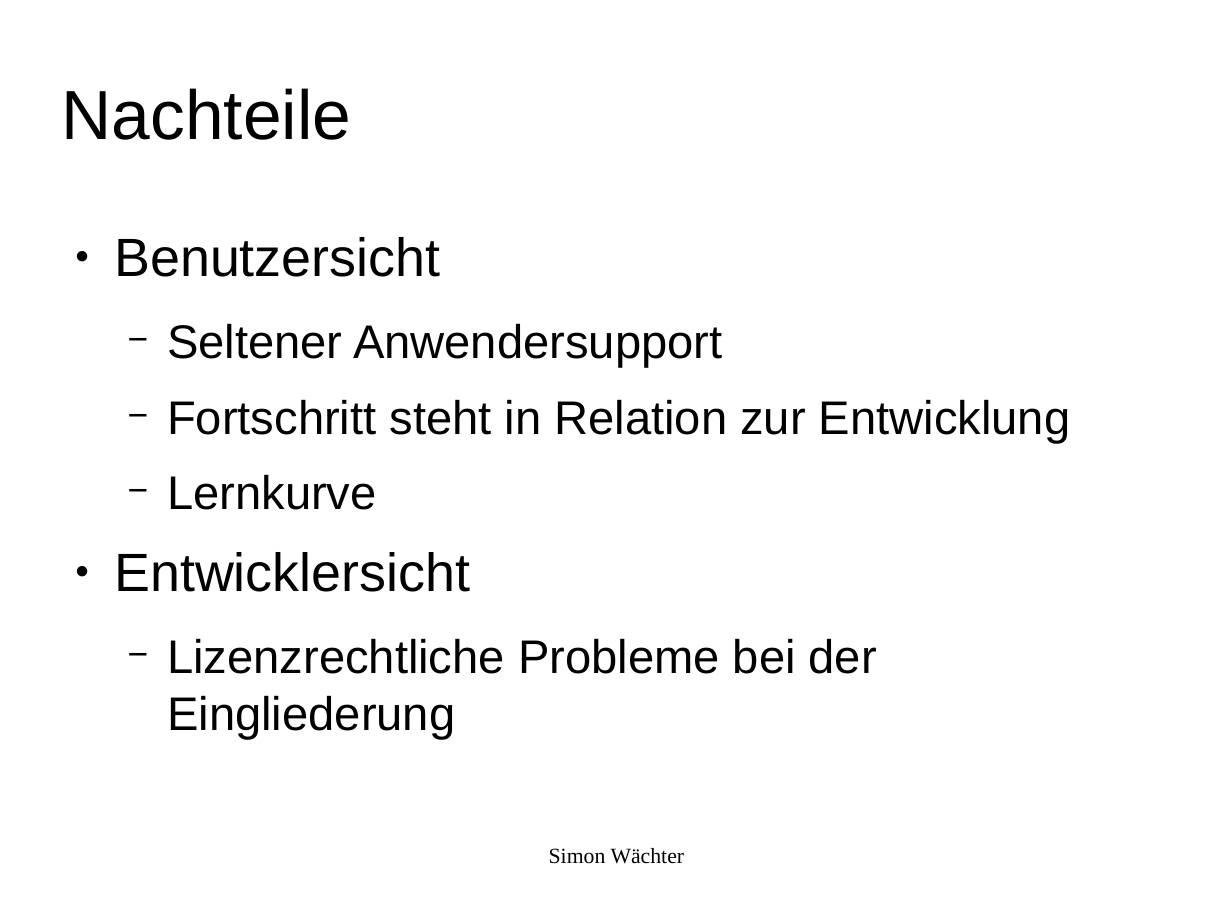
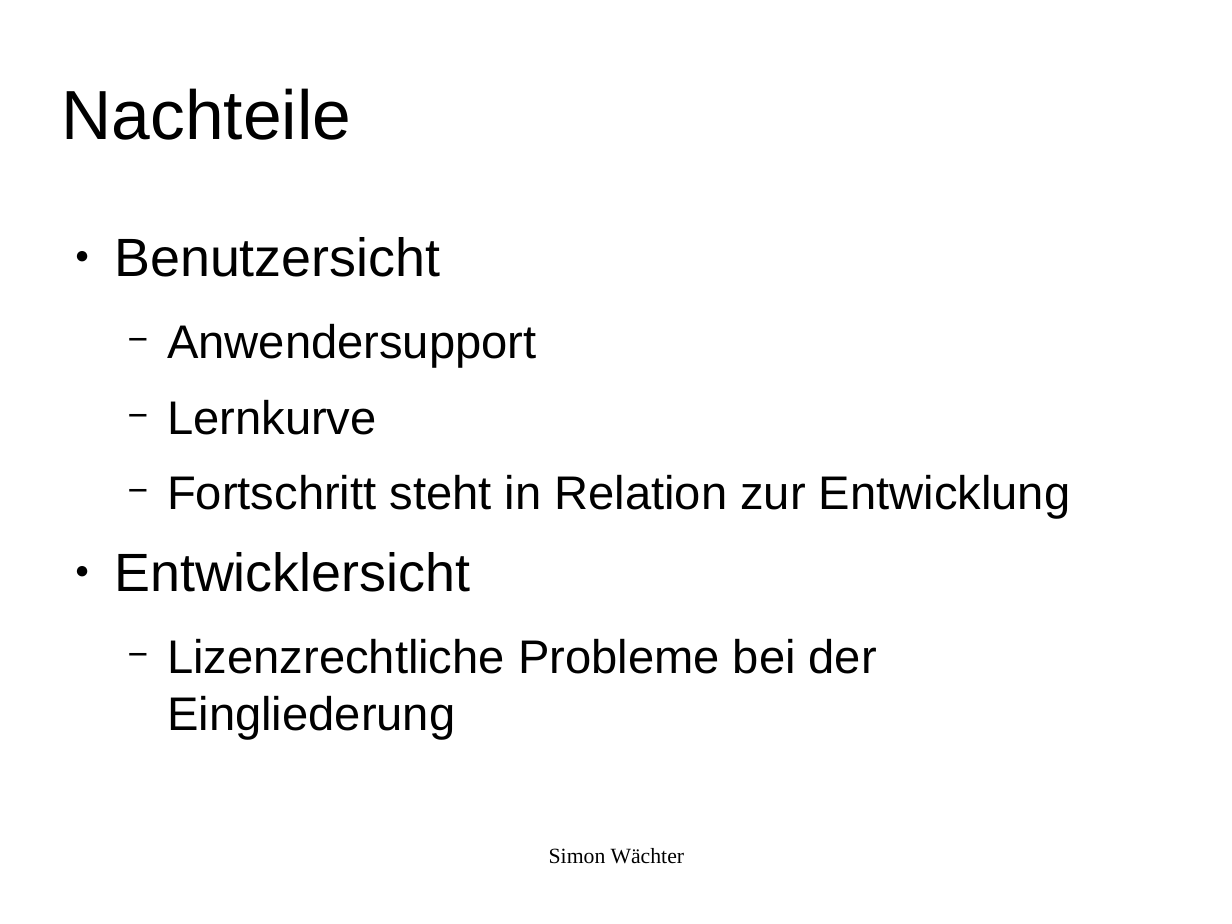
Before and after one commit to swaechter/presentations, a slide deck: slide 14 of 2014_05_10_Ubucon_2014/Freie_Software_Was_ist_das.odp. Drawn at 1232x924 pixels with LibreOffice and Linux fonts; fonts in the diff are those of the drawing; background and template pictures are left out. Boxes give left, top, right and bottom in pixels: in the first picture for what was removed or moved away, otherwise in the second. Text is boxed around its words. In the diff, an @@ line names an element or a change of style, - is before the commit and + after.

```diff
--- a/2014_05_10_Ubucon_2014/Freie_Software_Was_ist_das.odp
+++ b/2014_05_10_Ubucon_2014/Freie_Software_Was_ist_das.odp
@@ text at bbox=[167, 323, 536, 435]: text changed @@
-  − Seltener Anwendersupport
+  − Anwendersupport
+  − Lernkurve
@@ text at bbox=[167, 474, 377, 510]: paragraph removed @@
-  − Lernkurve
```
Also in this commit, not shown: 3 other slides changed.
